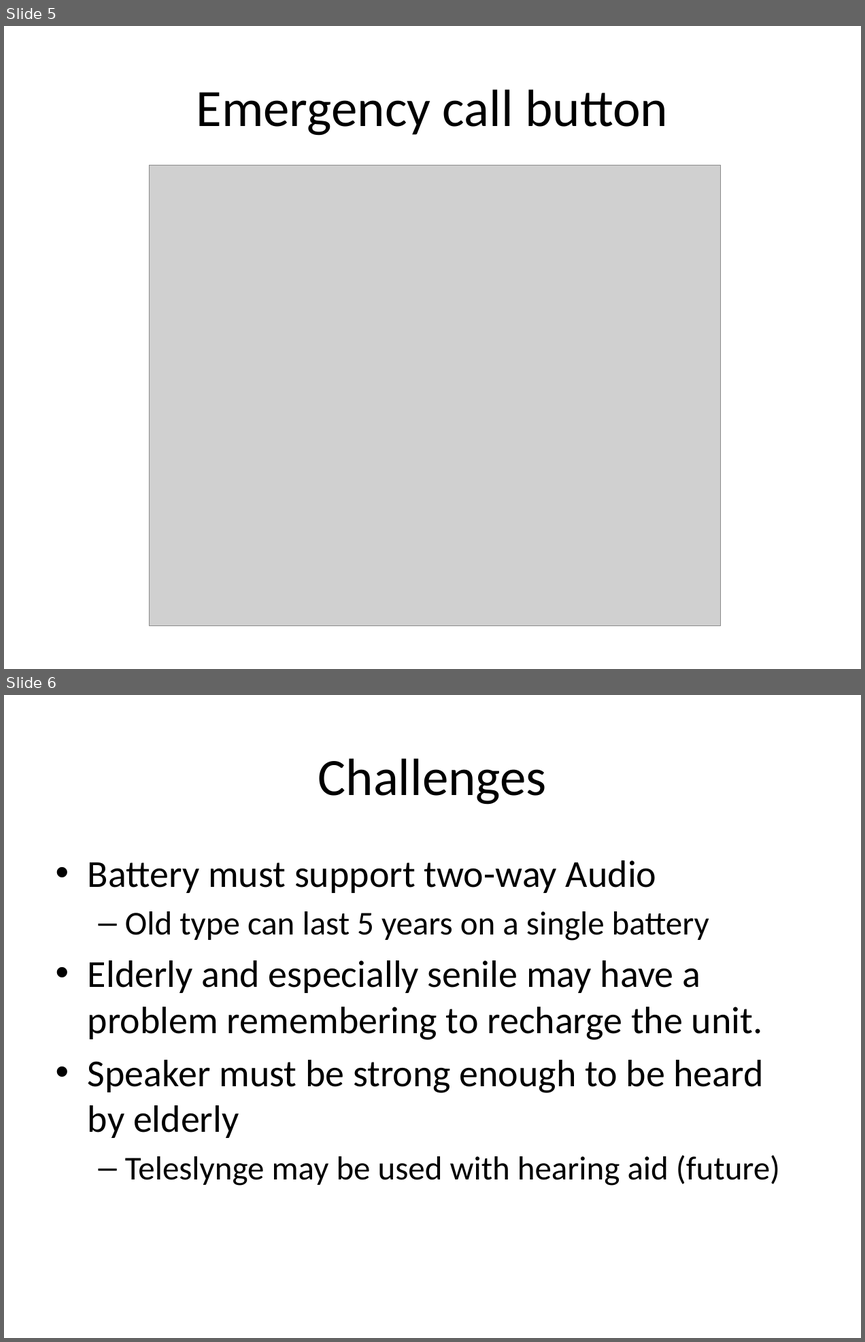
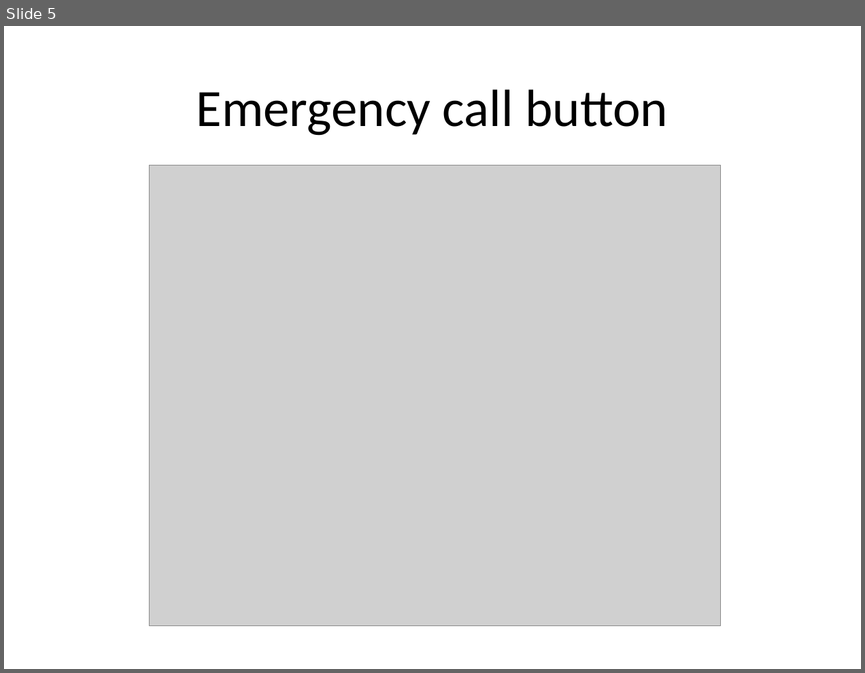
Before and after one commit to ahpoder/masterofit2009, a slide deck: syseng_hwco/proj/Artifact/Presentations/Presentation_11_02_11.pptx. Shown one above the other, each under a label of ours: slides 5 and 6 before the commit, slide 5 after it. The pictures are 865x1342 and 865x673 pixels, drawn with LibreOffice and Linux fonts; fonts in the diff are those of the drawing; grey boxes stand for pictures. Boxes give left, top, right and bottom in pixels: in the first picture for what was removed or moved away, otherwise in the second. Text is boxed around its words. In the diff, an @@ line names an element or a change of style, - is before the commit and + after.

```diff
--- a/syseng_hwco/proj/Artifact/Presentations/Presentation_11_02_11.pptx
+++ b/syseng_hwco/proj/Artifact/Presentations/Presentation_11_02_11.pptx
@@ slide 6 removed at [4,695,861,1338], background #FFFFFF @@
@@ title removed at [318,758,547,804] @@
-Challenges
@@ text removed at [88,860,780,1185] @@
-• Battery must support two-way Audio
-  – Old type can last 5 years on a single battery
-• Elderly and especially senile may have a problem remembering to recharge the unit.
-• Speaker must be strong enough to be heard by elderly
-  – Teleslynge may be used with hearing aid (future)
```
Also in this commit, not shown: 1 slide changed, 4 slides added, 3 other slides removed.
